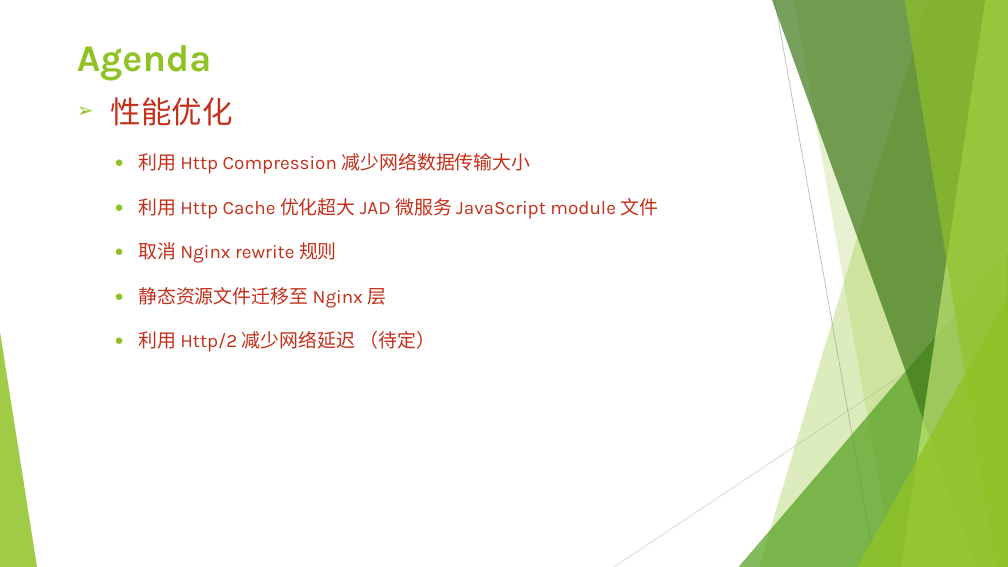
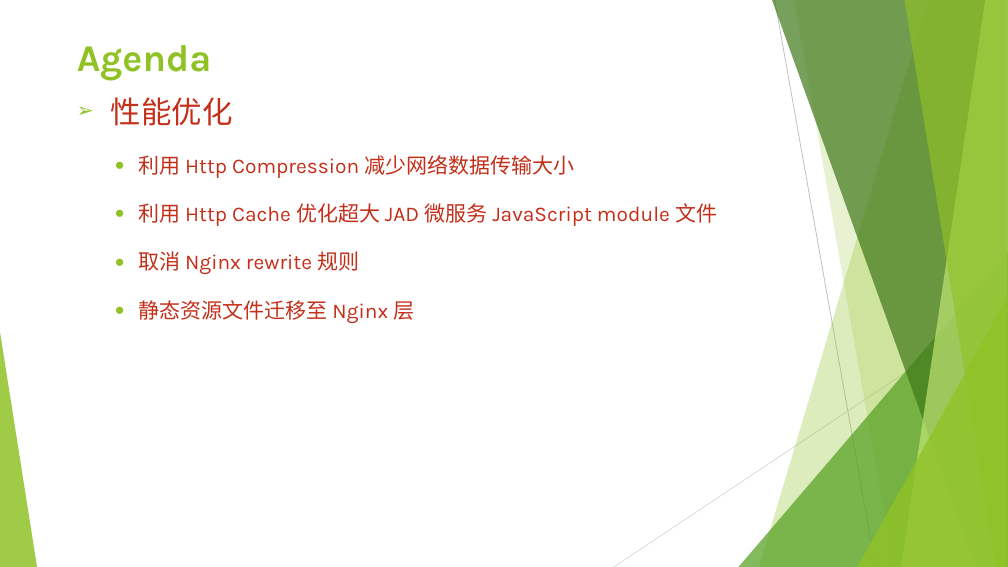
Before and after one commit to rliuyi/Inspiration, a slide deck: slide 2 of JAD Optimization.pptx. Drawn at 1008x567 pixels with LibreOffice and Linux fonts; fonts in the diff are those of the drawing. Boxes give left, top, right and bottom in pixels: in the first picture for what was removed or moved away, otherwise in the second. Text is boxed around its words. In the diff, an @@ line names an element or a change of style, - is before the commit and + after.

Commit message:
Update.

```diff
--- a/JAD Optimization.pptx
+++ b/JAD Optimization.pptx
@@ text at [138,155,717,323]: size 18 to 20 pt @@
@@ text at [138,331,435,352]: paragraph removed @@
-  ● 利用 Http/2 减少网络延迟 （待定）
```
Also in this commit, not shown: 1 other slide changed, 1 slide added.
